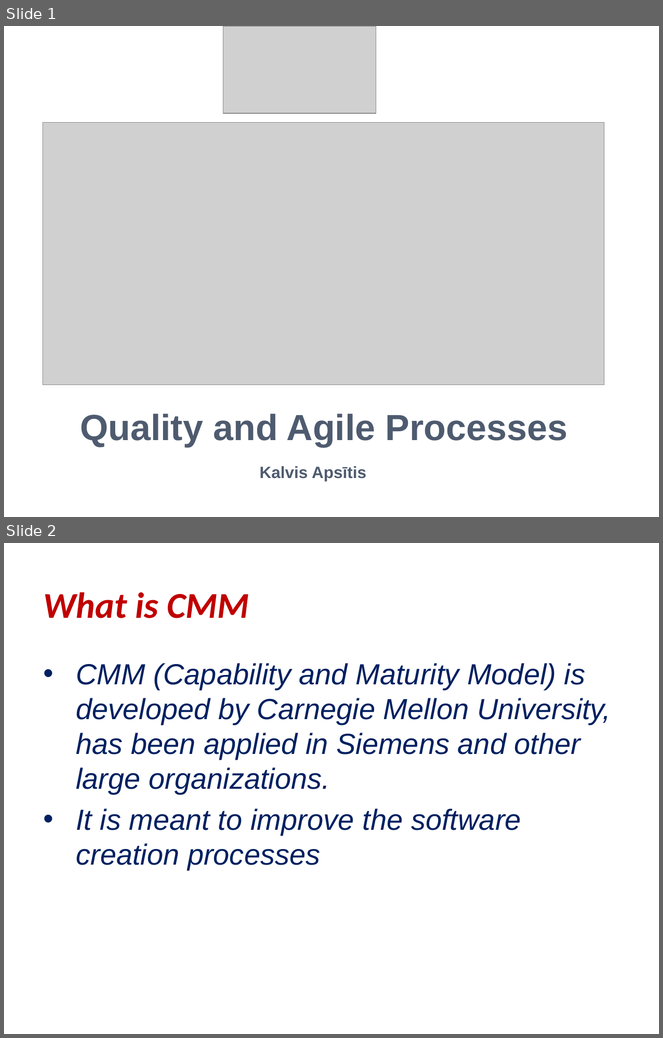
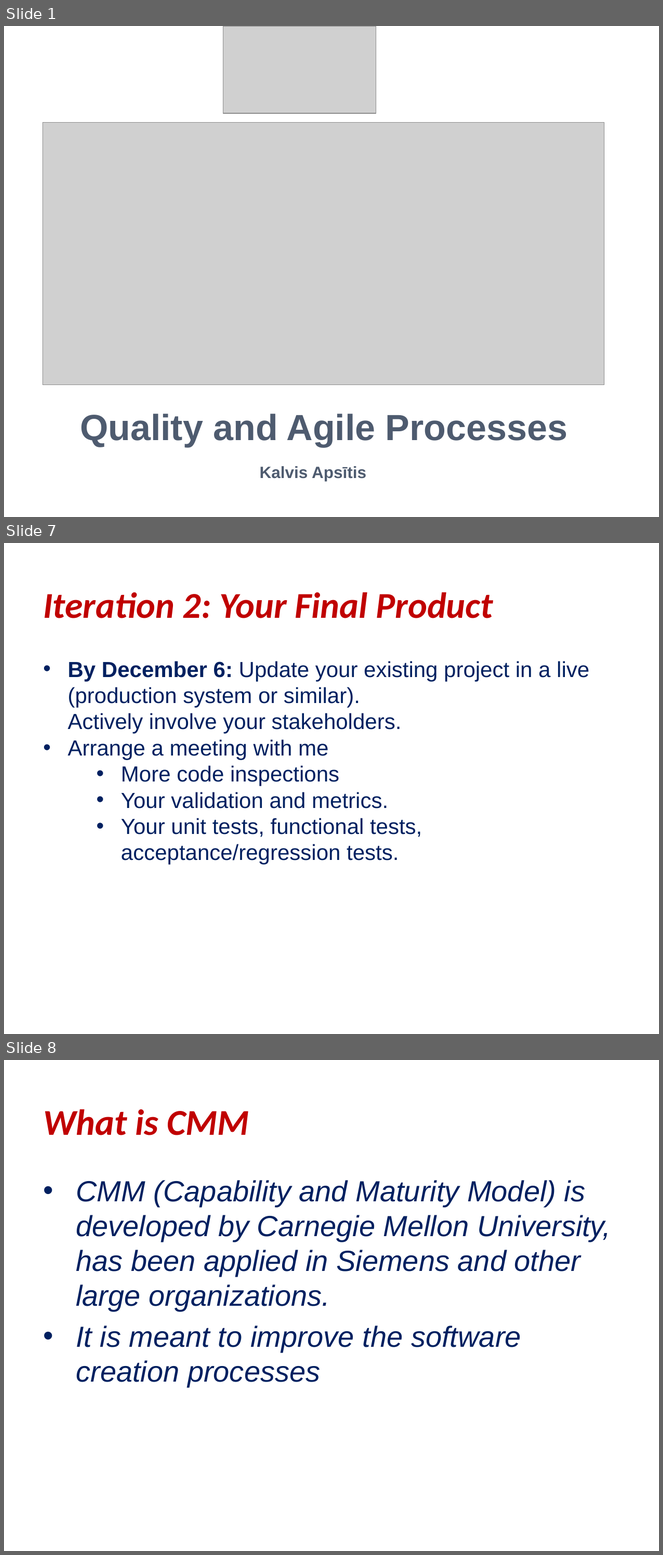
Before and after one commit to kapsitis/math, a slide deck: src/site/rbs/static/quality-and-agile-processes.pptx. Shown one above the other, each under a label of ours: slides 1 and 2 before the commit, slides 1, 7 and 8 after it; the slides between them are not shown. The pictures are 663x1038 and 663x1555 pixels, drawn with LibreOffice and Linux fonts; fonts in the diff are those of the drawing; grey boxes stand for pictures. Boxes give left, top, right and bottom in pixels: in the first picture for what was removed or moved away, otherwise in the second. Text is boxed around its words. In the diff, an @@ line names an element or a change of style, - is before the commit and + after.

```diff
--- a/src/site/rbs/static/quality-and-agile-processes.pptx
+++ b/src/site/rbs/static/quality-and-agile-processes.pptx
@@ slide 7 added at <box>4,543,659,1034</box>, background #FFFFFF @@
@@ text added at <box>43,592,493,618</box>, 40 pt, text #C00000, bold, italic @@
+Iteration 2: Your Final Product
@@ text added at <box>68,661,590,865</box>, 24 pt, text #002060 @@
+• By December 6: Update your existing project in a live (production system or similar).
+  Actively involve your stakeholders.
+• Arrange a meeting with me
+  • More code inspections
+  • Your validation and metrics.
+  • Your unit tests, functional tests, acceptance/regression tests.
@@ what was slide 2 is now slide 8 @@
```
Also in this commit, not shown: 5 other slides added, 2 other files.
